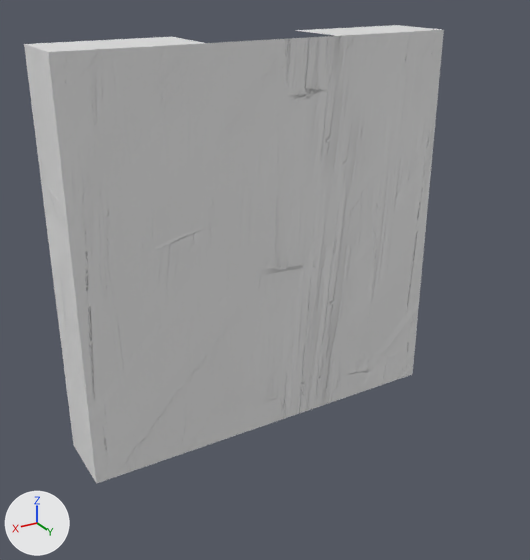
The FBX model gESilk/resources/models/Walkway.fbx as it was, and as the next commit left it.
Before and after are seen from a 50 mm camera at (9.1, 14.72, 6.65) aimed at (0.39, 0.21, -0.61). Arrows for +X, +Y and +Z are at lower left; the lights stay in place.

The first picture shows 'Walkway'.
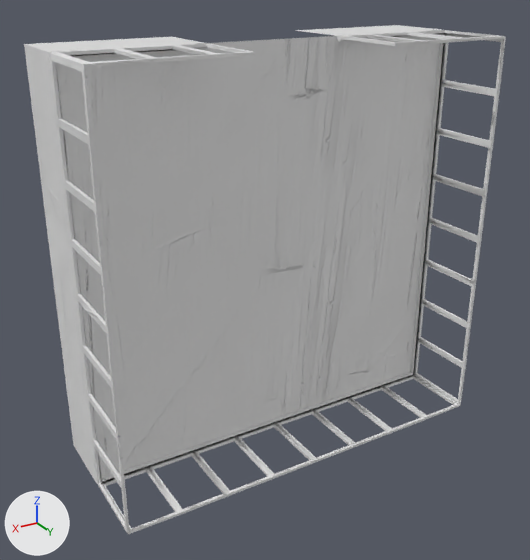
Boxes [x1, y1, x2, y2] around the edits, measured in the pictures (530 x 560 px):
'Walkway', reshaped (15% wider, 11% taller)
    before: [24, 25, 444, 484]
    after: [24, 25, 506, 534]
part 1 of me_plane, added
    after: [49, 30, 506, 534]

The change, as a diff of the scene's bpy script:
```diff
--- a/gESilk/resources/models/Walkway.fbx.py
+++ b/gESilk/resources/models/Walkway.fbx.py
@@ me_plane @@
 # used by ob_walkway; location = (0.0, 0.0, 0.0)
-me_plane.from_pydata(...)  # 20 vertices, 8 faces; spans x -5.1..5.1, y -1.81..0.0, z -5.1..5.1
+me_plane.from_pydata(...)  # 479 vertices, 524 faces; spans x -5.11..5.11, y -1.81..2.08, z -5.11..5.11
+# me_plane part 1: a new loose piece of 459 vertices spanning x -5.11..5.11, y -0.02..2.08, z -5.11..5.11, in mat_wood
 me_plane.materials.append(mat_wood)
```
